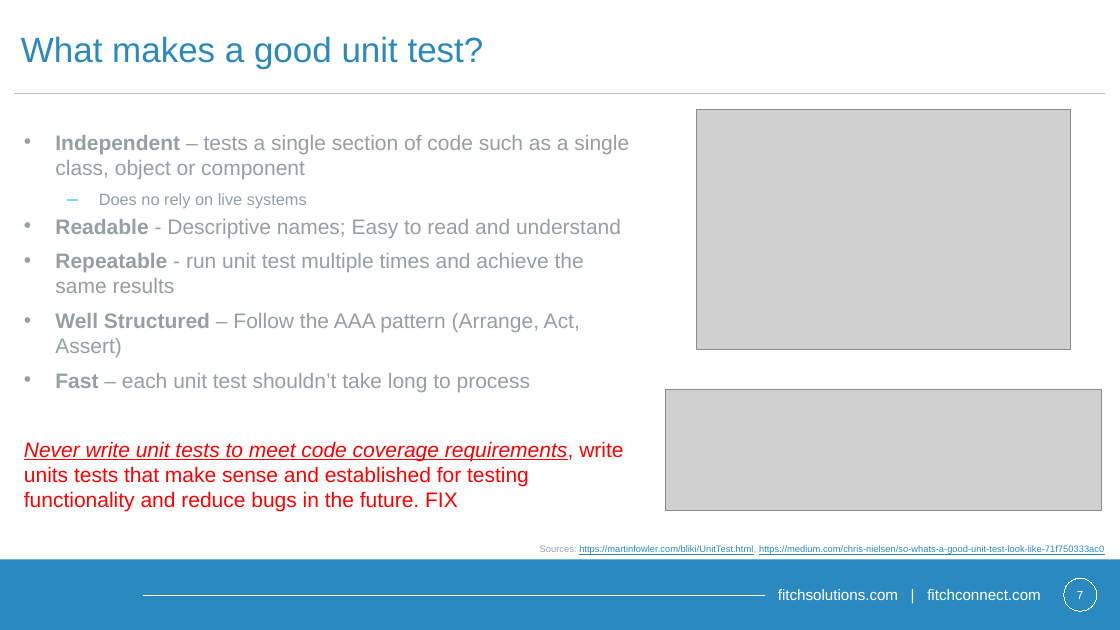
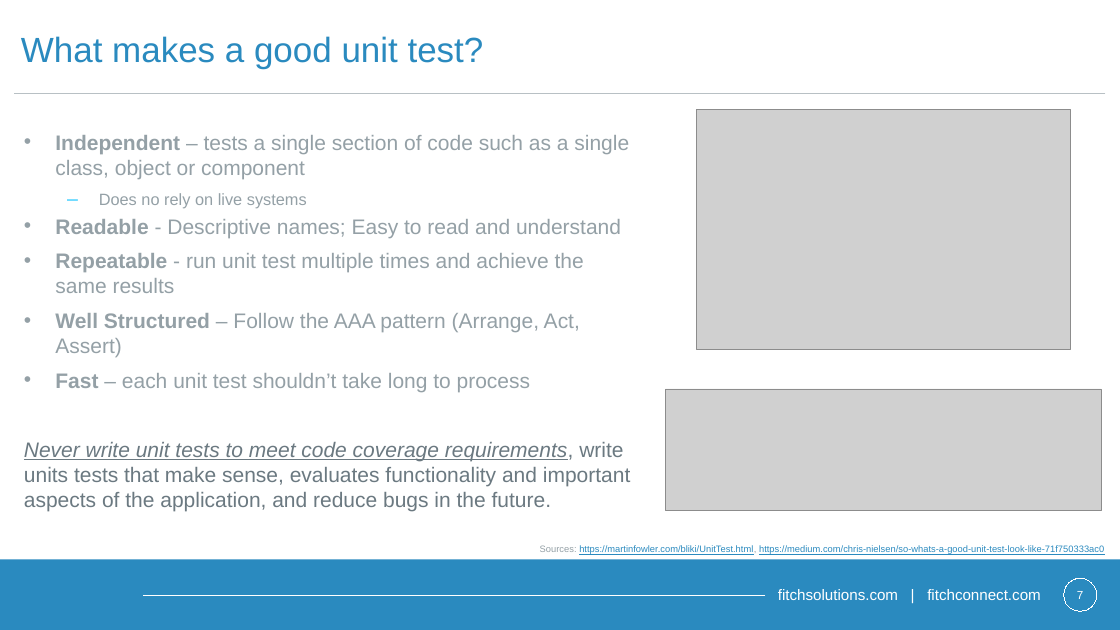
Before and after one commit to Contrapuntist/jesttutorial, a slide deck: slide 7 of presentation/unittestingintro.pptx. Drawn at 1120x630 pixels with LibreOffice and Linux fonts; fonts in the diff are those of the drawing; grey boxes stand for pictures; background and template pictures are left out. Boxes give left, top, right and bottom in pixels: in the first picture for what was removed or moved away, otherwise in the second. Text is boxed around its words. In the diff, an @@ line names an element or a change of style, - is before the commit and + after.

```diff
--- a/presentation/unittestingintro.pptx
+++ b/presentation/unittestingintro.pptx
@@ text at (x1=24, y1=442, x2=630, y2=511): text changed; text colour #FF0000 to #6B7981 @@
-Never write unit tests to meet code coverage requirements, write units tests that make sense and established for testing functionality and reduce bugs in the future. FIX
+Never write unit tests to meet code coverage requirements, write units tests that make sense, evaluates functionality and important aspects of the application, and reduce bugs in the future.
```
Also in this commit, not shown: 5 other slides changed, 1 slide added, 1 slide removed.
